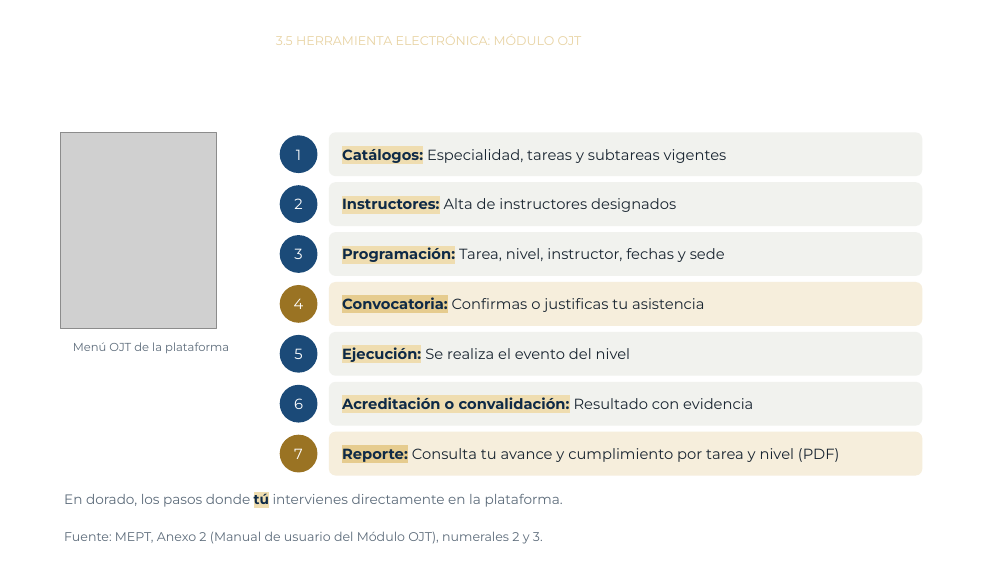
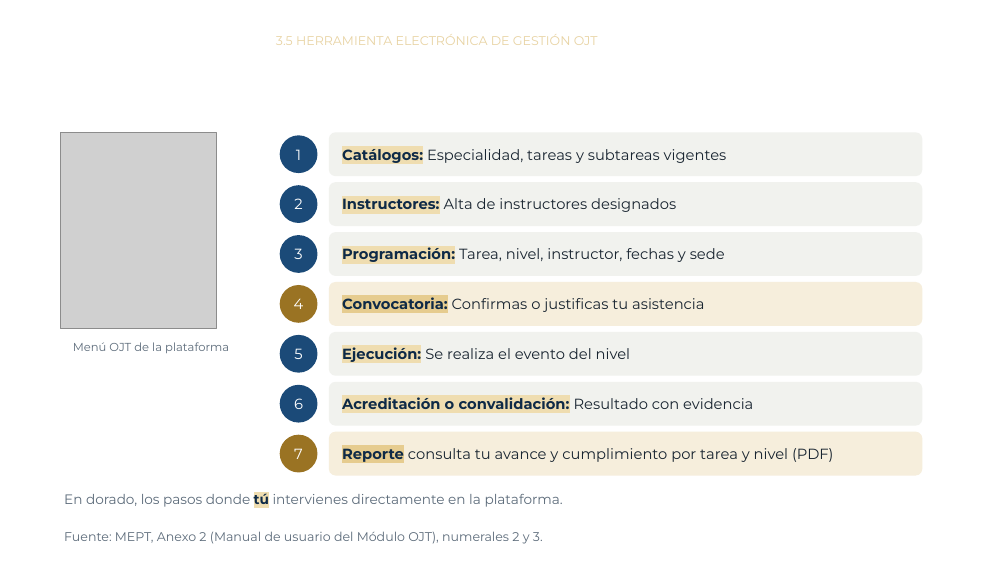
Before and after one commit to jmfigueroah01-creator/Curso-MEPT-OJT, a slide deck: slide 19 of modulo3.pptx (slide 21 before the commit). Drawn at 1008x567 pixels with LibreOffice and Linux fonts; fonts in the diff are those of the drawing; grey boxes stand for pictures; background and template pictures are left out. Boxes give left, top, right and bottom in pixels: in the first picture for what was removed or moved away, otherwise in the second. Text is boxed around its words. In the diff, an @@ line names an element or a change of style, - is before the commit and + after.

```diff
--- a/modulo3.pptx
+++ b/modulo3.pptx
@@ title at box(276, 34, 598, 45): text changed @@
-3.5 HERRAMIENTA ELECTRÓNICA: MÓDULO OJT
+3.5 HERRAMIENTA ELECTRÓNICA DE GESTIÓN OJT
@@ text in rounded rectangle at box(342, 448, 833, 462): text changed @@
-Reporte: Consulta tu avance y cumplimiento por tarea y nivel (PDF)
+Reporte consulta tu avance y cumplimiento por tarea y nivel (PDF)
```
Also in this commit, not shown: 19 other slides changed, 1 slide added, 3 slides removed, 5 other files.
